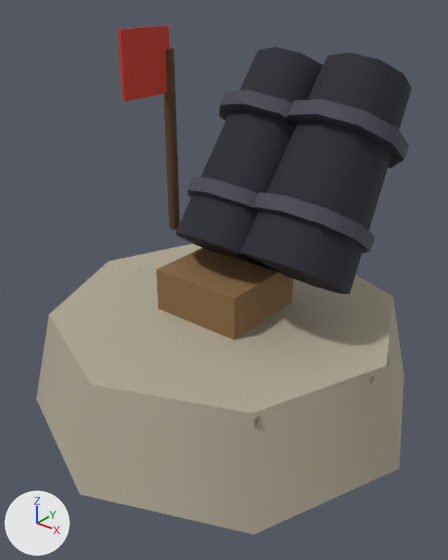
Renders of the glTF model public/models/buildings/mortar/level3.glb from each side of a commit.
Camera for both pictures: a 50 mm lens placed at (2.01, -2.53, 2.31), pointed at (0.07, -0.1, 0.8). Every picture has the same lights, and +X, +Y and +Z are marked at lower left. The picture after the commit comes second. Where no turn or scale is listed for an object, it has been applied to the vertices.
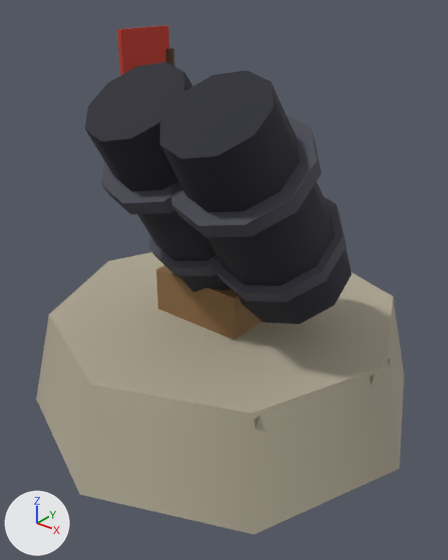
ob_node_12 is not drawn itself; it is the parent of ob_mesh_10, ob_mesh_11, ob_mesh_12.
ob_node_16 is not drawn itself; it is the parent of ob_mesh_10_001, ob_mesh_11_001, ob_mesh_12_001.

Boxes (x1, y1, x2, y2) around the edits, measured in the pictures (448 x 560 px):
'Mesh_10.001', turned: before (240, 53, 412, 294); after (160, 70, 352, 324)
'Mesh_10', turned: before (176, 47, 323, 271); after (85, 62, 231, 292)
'Mesh_12.001', turned: before (286, 99, 409, 168); after (172, 114, 321, 237)
'Mesh_11.001', turned: before (252, 192, 375, 253); after (214, 196, 346, 302)
'Mesh_12', turned: before (219, 90, 297, 126); after (101, 161, 183, 214)
'Mesh_11', turned: before (188, 177, 258, 211); after (149, 235, 219, 276)
'Mesh_13', unchanged, covered by the edit: before (163, 48, 180, 230); after (166, 48, 175, 67)

The change, as a diff of the scene's bpy script:
```diff
--- a/public/models/buildings/mortar/level3.glb.py
+++ b/public/models/buildings/mortar/level3.glb.py
@@ ob_node_12 @@
 ob_node_12.location = (0.0, 0.0, 0.3)
-ob_node_12.rotation_euler = (-0.6, 0.0, 0.0)  # degrees (-34, 0, 0)
+ob_node_12.rotation_euler = (0.6, 0.0, 0.0)  # degrees (34, 0, 0)
@@ ob_node_16 @@
 ob_node_16.location = (0.4, 0.0, 0.3)
-ob_node_16.rotation_euler = (-0.6, 0.0, 0.0)  # degrees (-34, 0, 0)
+ob_node_16.rotation_euler = (0.6, 0.0, 0.0)  # degrees (34, 0, 0)
```
